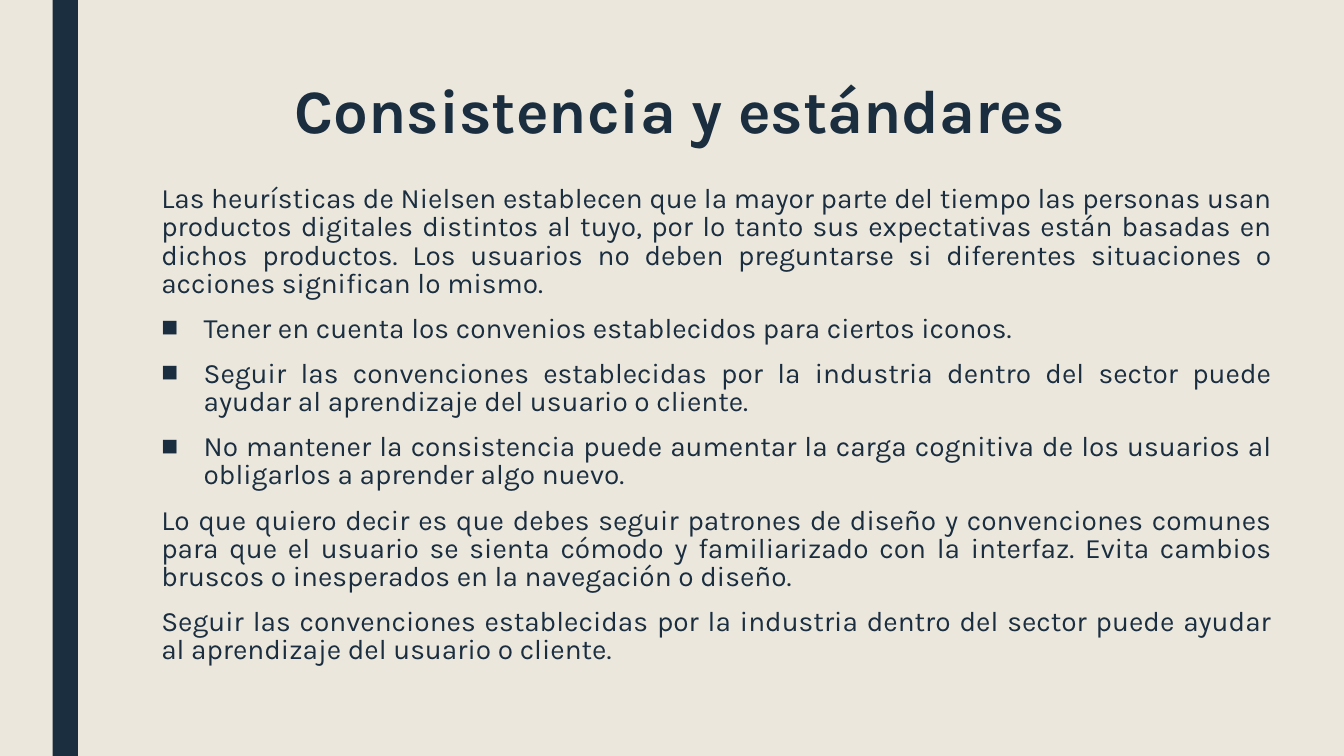
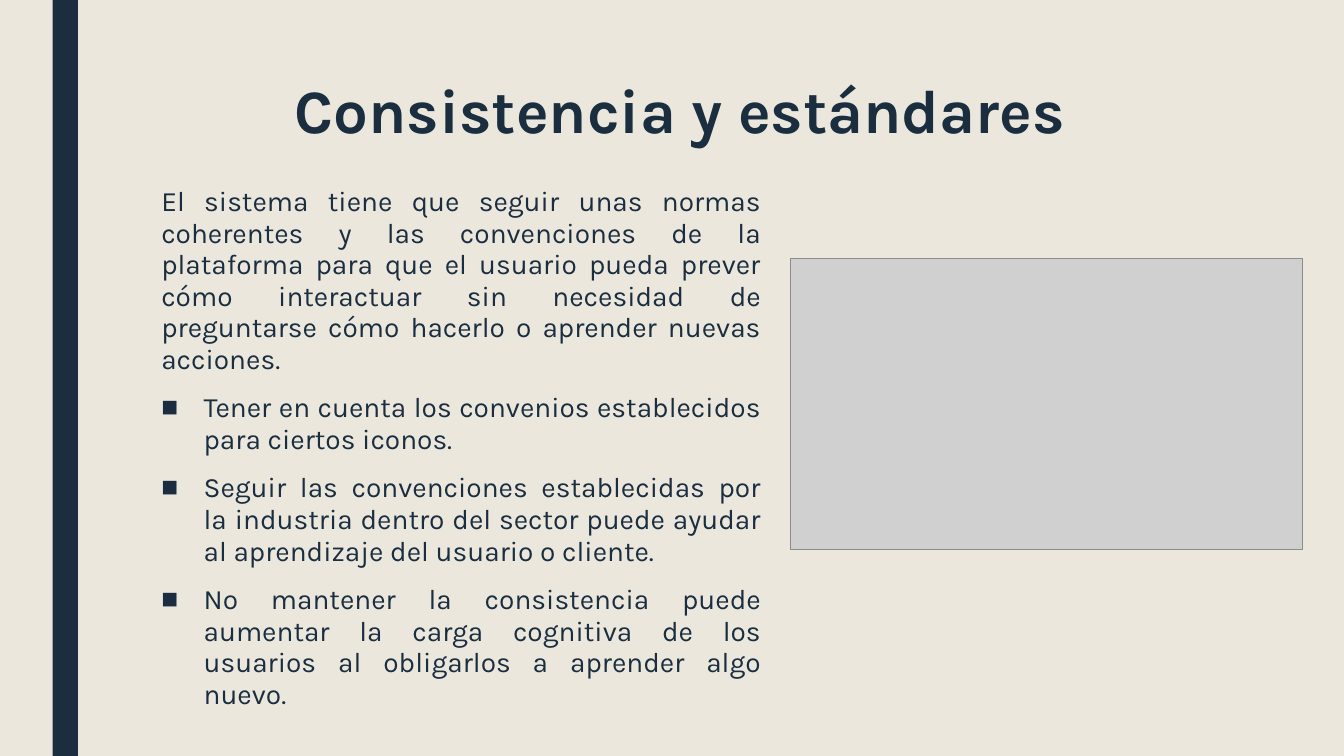
Before and after one commit to JuanPabloAlbaMartinez/Consistencia-Est-ndares, a slide deck: slide 3 of ConsistenciayEstandares.pptx. Drawn at 1344x756 pixels with LibreOffice and Linux fonts; fonts in the diff are those of the drawing; grey boxes stand for pictures. Boxes give left, top, right and bottom in pixels: in the first picture for what was removed or moved away, otherwise in the second. Text is boxed around its words. In the diff, an @@ line names an element or a change of style, - is before the commit and + after.

Commit message:
se creo un nuevo ejemplo sustituyendo el anteriror y por el lado de las diapositivas se corrigio el tema de la medicon de heuristicas

```diff
--- a/ConsistenciayEstandares.pptx
+++ b/ConsistenciayEstandares.pptx
@@ text at (161,191,761,370): text changed @@
-Las heurísticas de Nielsen establecen que la mayor parte del tiempo las personas usan productos digitales distintos al tuyo, por lo tanto sus expectativas están basadas en dichos productos. Los usuarios no deben preguntarse si diferentes situaciones o acciones significan lo mismo.
+El sistema tiene que seguir unas normas coherentes y las convenciones de la plataforma para que el usuario pueda prever cómo interactuar sin necesidad de preguntarse cómo hacerlo o aprender nuevas acciones.
@@ picture added at (790,258,1303,549) @@
@@ text at (204,397,761,705): line spacing 0.84 to 0.94 @@
@@ text at (161,510,1271,666): paragraphs removed @@
-Lo que quiero decir es que debes seguir patrones de diseño y convenciones comunes para que el usuario se sienta cómodo y familiarizado con la interfaz. Evita cambios bruscos o inesperados en la navegación o diseño.
-Seguir las convenciones establecidas por la industria dentro del sector puede ayudar al aprendizaje del usuario o cliente.
```
Also in this commit, not shown: 4 other slides changed, 4 other files.
